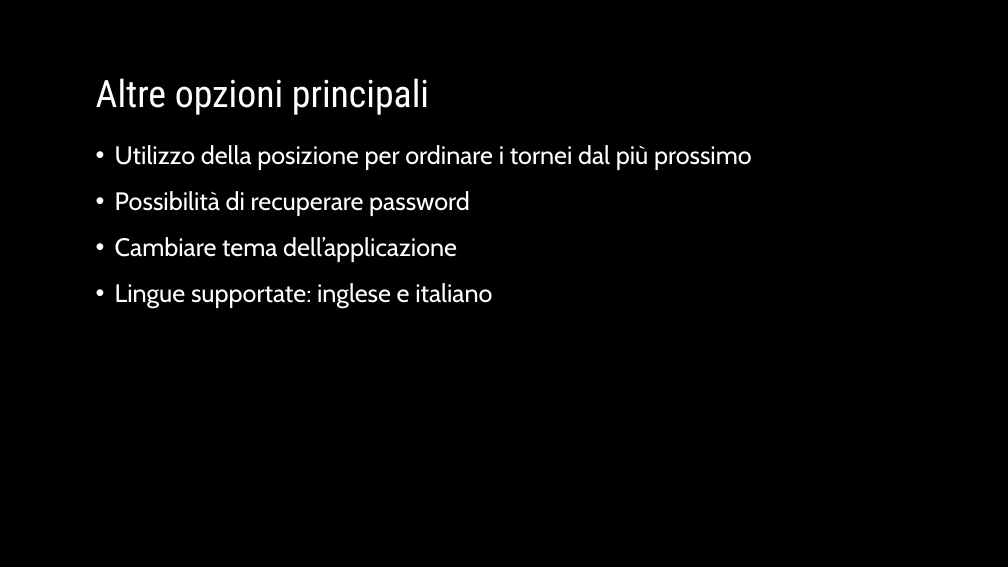
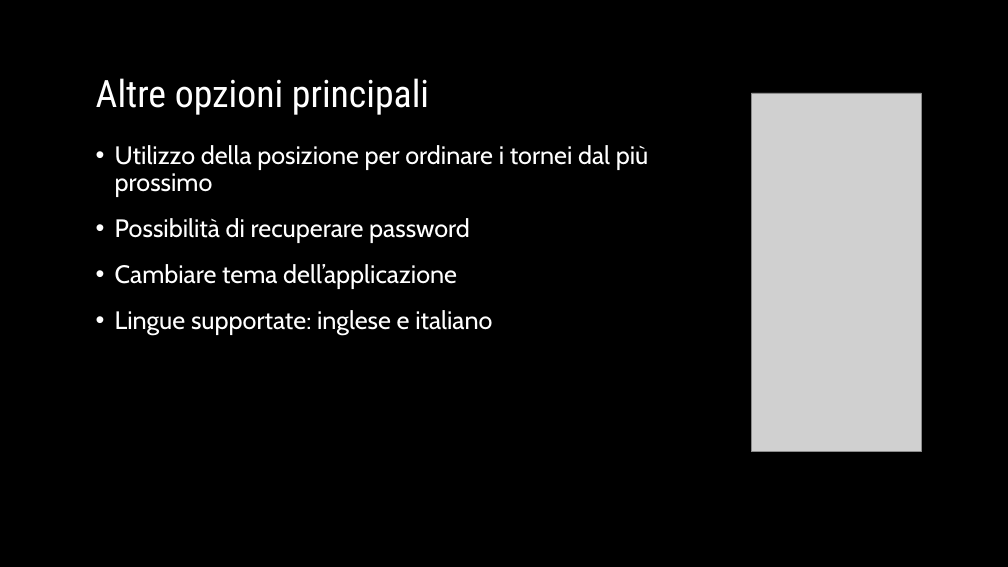
Before and after one commit to GiovanniMarchetto/Fantabasket, a slide deck: slide 10 of Fanta-basket.pptx. Drawn at 1008x567 pixels with LibreOffice and Linux fonts; fonts in the diff are those of the drawing; grey boxes stand for pictures; background and template pictures are left out. Boxes give left, top, right and bottom in pixels: in the first picture for what was removed or moved away, otherwise in the second. Text is boxed around its words. In the diff, an @@ line names an element or a change of style, - is before the commit and + after.

```diff
--- a/Fanta-basket.pptx
+++ b/Fanta-basket.pptx
@@ picture added at (x1=752, y1=93, x2=922, y2=452) @@
@@ text "Utilizzo della posizione per ordinare ..." rewrapped from (x1=115, y1=145, x2=752, y2=308) to (x1=115, y1=145, x2=649, y2=335) @@
```
Also in this commit, not shown: 3 other slides changed, 14 slides added, 8 other files.
